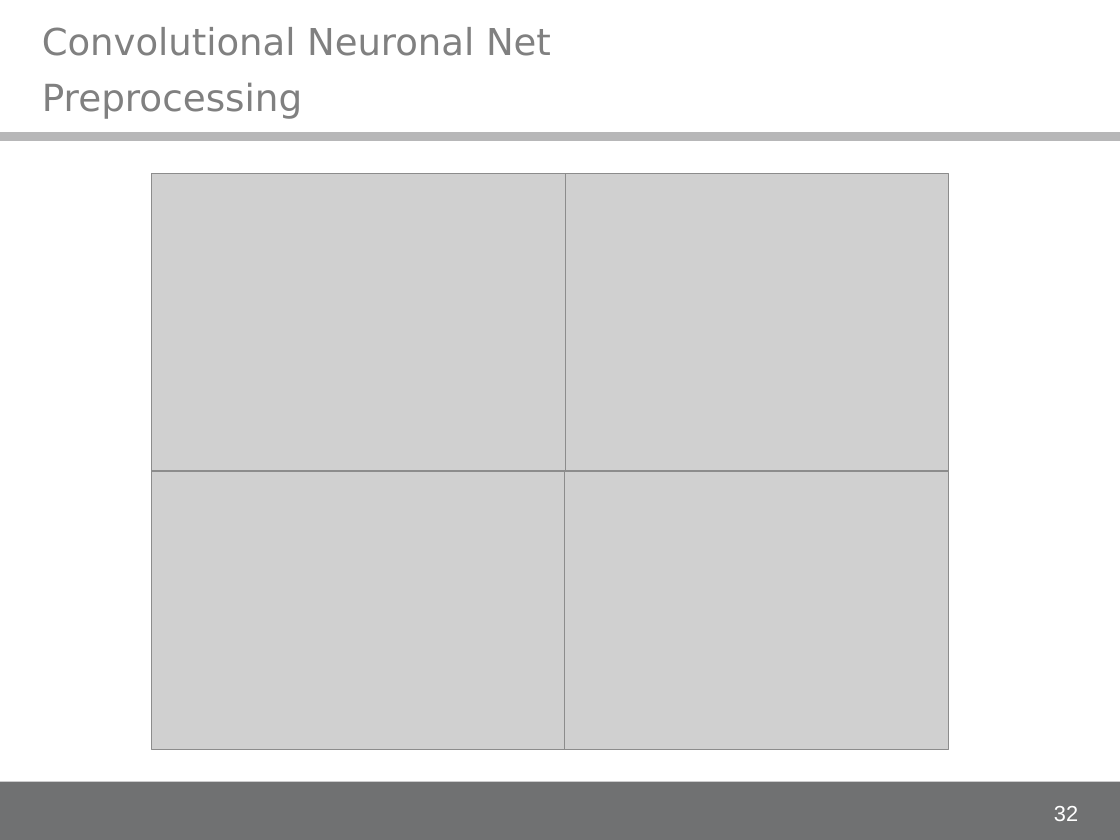
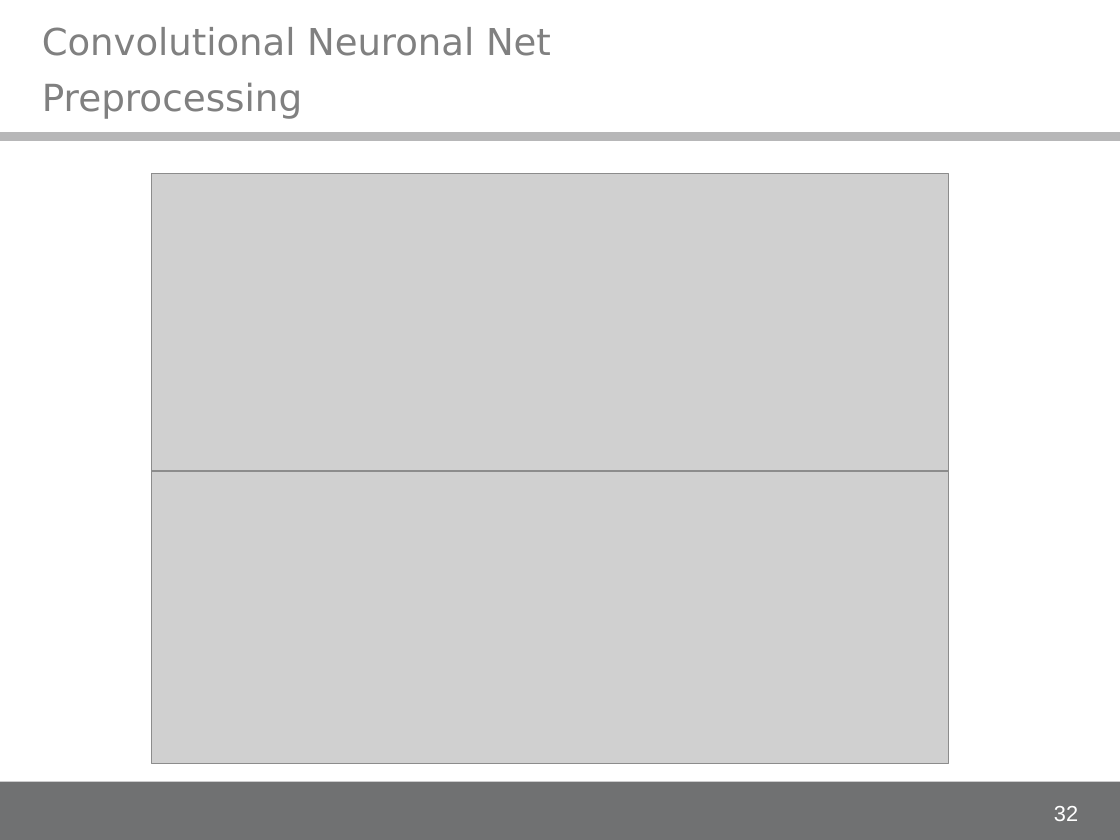
Before and after one commit to alex-ta/Fontinator, a slide deck: slide 32 of Documents/IDA_project_presentation.ppt. Drawn at 1120x840 pixels with LibreOffice and Linux fonts; fonts in the diff are those of the drawing; grey boxes stand for pictures; background and template pictures are left out. Boxes give left, top, right and bottom in pixels: in the first picture for what was removed or moved away, otherwise in the second. Text is boxed around its words. In the diff, an @@ line names an element or a change of style, - is before the commit and + after.

Commit message:
version 1.0.0

```diff
--- a/Documents/IDA_project_presentation.ppt
+++ b/Documents/IDA_project_presentation.ppt
@@ picture resized from (x1=151, y1=174, x2=564, y2=472) to (x1=151, y1=174, x2=948, y2=472) @@
@@ picture removed at (x1=566, y1=174, x2=949, y2=472) @@
@@ picture resized from (x1=151, y1=472, x2=564, y2=750) to (x1=151, y1=472, x2=948, y2=764) @@
@@ picture removed at (x1=564, y1=472, x2=949, y2=750) @@
```
